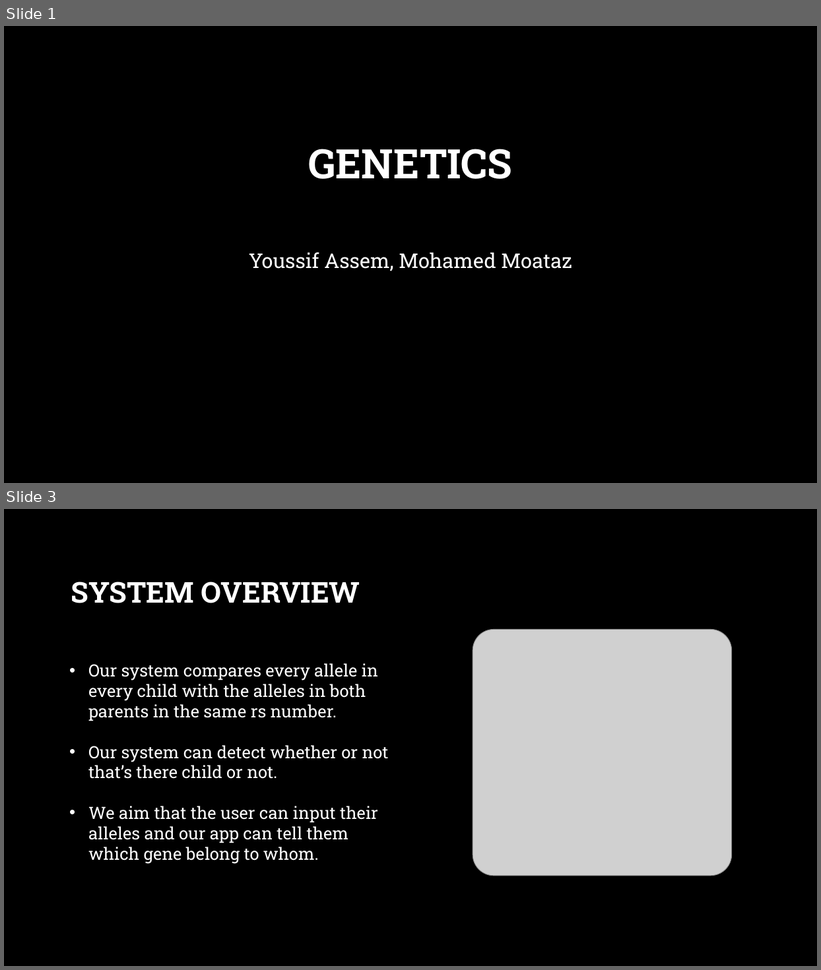
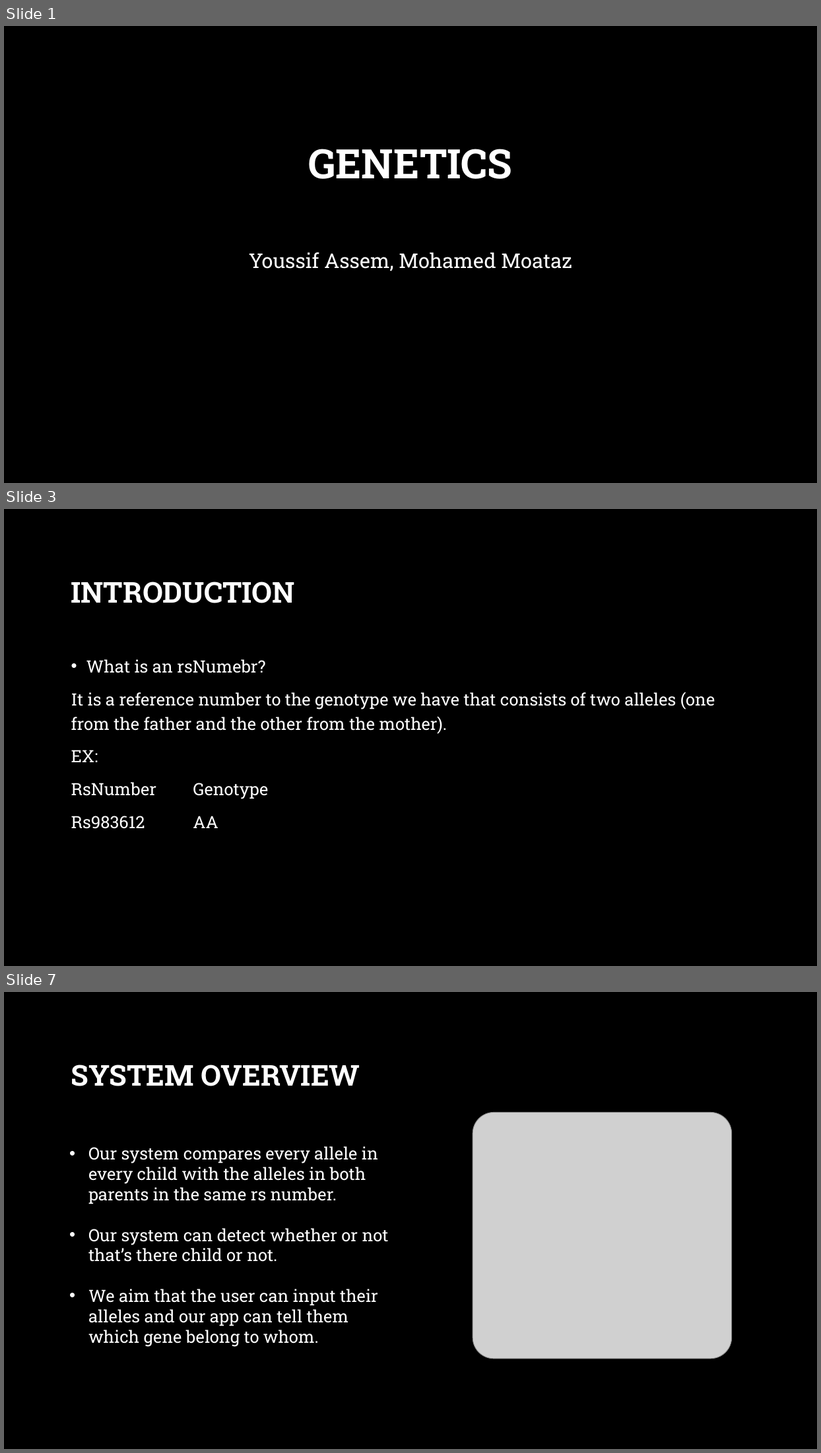
Before and after one commit to YoussifAssem/Genatac, a slide deck: E-Genetics/presentations/Genetics.pptx. Shown one above the other, each under a label of ours: slides 1 and 3 before the commit, slides 1, 3 and 7 after it; the slides between them are not shown. The pictures are 821x970 and 821x1453 pixels, drawn with LibreOffice and Linux fonts; fonts in the diff are those of the drawing; grey boxes stand for pictures; background and template pictures are left out. Boxes give left, top, right and bottom in pixels: in the first picture for what was removed or moved away, otherwise in the second. Text is boxed around its words. In the diff, an @@ line names an element or a change of style, - is before the commit and + after.

```diff
--- a/E-Genetics/presentations/Genetics.pptx
+++ b/E-Genetics/presentations/Genetics.pptx
@@ slide 3 added at [4, 509, 817, 966], background picture (left out) @@
@@ title added at [71, 582, 295, 603], 34 pt, text #FFFFFF, bold @@
+INTRODUCTION
@@ text added at [71, 659, 715, 829], 20 pt, text #FFFFFF @@
+• What is an rsNumebr?
+It is a reference number to the genotype we have that consists of two alleles (one from the father and the other from the mother).
+EX:
+RsNumber Genotype
+Rs983612 AA
@@ what was slide 3 is now slide 7 @@
```
Also in this commit, not shown: 1 slide changed, 10 other slides added, 1 slide removed.
